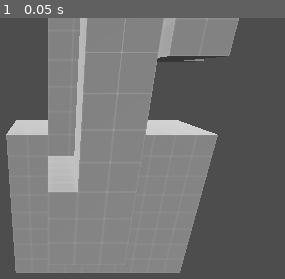
Above: before the commit, frame 1.
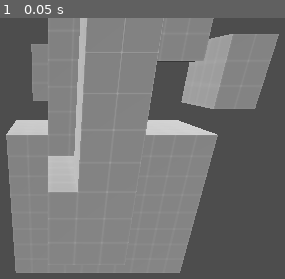
Above: after the commit, the same moment.

Repository: blackears/cyclopsLevelBuilder
Game: Godot game, scene res://test_level.tscn
The game is run twice, just before and just after one commit, with the same random seed, the same clock (stepped at 60 frames per second) and the same inputs.
Inputs:
- Up to frame 1 (0.05 s): no input

The runs differ from the first frame. In frame 1, 9.9% of the frame differs, in the area x 10-98%, y 0-35%.

Commit message:
Can now use alt key to drag along normal.

Diff:
--- a/test_level.tscn
+++ b/test_level.tscn
@@ -40,9 +40,9 @@
 face_vertex_count = PackedInt32Array(4, 4, 4, 4, 4, 4)
 face_material_indices = PackedInt32Array(0, 0, 0, 0, 0, 0)
 
-[sub_resource type="Resource" id="Resource_rv56x"]
+[sub_resource type="Resource" id="Resource_0p35q"]
 script = ExtResource("3_aqrij")
-points = PackedVector3Array(2, 11, -8, 2, 11, -4, 2, 14, -4, 2, 14, -8, 4, 11, -8, 4, 11, -4, 4, 14, -4, 4, 14, -8)
+points = PackedVector3Array(-2, 9, -4, -2, 9, 0, -2, 12, 0, -2, 12, -4, 0, 9, -4, 0, 9, 0, 0, 12, 0, 0, 12, -4)
 uvs = PackedVector2Array(2, -8, 2, -4, 4, -4, 4, -8, 2, 11, 2, 14, 4, 14, 4, 11, 2, -4, 2, -8, 4, -8, 4, -4, 2, 14, 2, 11, 4, 11, 4, 14, 14, -8, 14, -4, 11, -4, 11, -8, 11, -8, 11, -4, 14, -4, 14, -8)
 face_vertex_indices = PackedInt32Array(0, 1, 5, 4, 1, 2, 6, 5, 2, 3, 7, 6, 3, 0, 4, 7, 3, 2, 1, 0, 4, 5, 6, 7)
 face_vertex_count = PackedInt32Array(4, 4, 4, 4, 4, 4)
@@ -52,6 +52,14 @@
 script = ExtResource("3_aqrij")
 points = PackedVector3Array(5, 7, -10, 5, 7, -8, 5, 14, -8, 5, 14, -10, 7, 7, -10, 7, 7, -8, 7, 14, -8, 7, 14, -10)
 uvs = PackedVector2Array(5, -10, 5, -8, 7, -8, 7, -10, 5, 7, 5, 14, 7, 14, 7, 7, 5, -8, 5, -10, 7, -10, 7, -8, 5, 14, 5, 7, 7, 7, 7, 14, 14, -10, 14, -8, 7, -8, 7, -10, 7, -10, 7, -8, 14, -8, 14, -10)
+face_vertex_indices = PackedInt32Array(0, 1, 5, 4, 1, 2, 6, 5, 2, 3, 7, 6, 3, 0, 4, 7, 3, 2, 1, 0, 4, 5, 6, 7)
+face_vertex_count = PackedInt32Array(4, 4, 4, 4, 4, 4)
+face_material_indices = PackedInt32Array(0, 0, 0, 0, 0, 0)
+
+[sub_resource type="Resource" id="Resource_ned6t"]
+script = ExtResource("3_aqrij")
+points = PackedVector3Array(4, 9, 1, 4, 9, 2, 4, 12, 2, 4, 12, 1, 9, 9, 1, 9, 9, 2, 9, 12, 2, 9, 12, 1)
+uvs = PackedVector2Array(8, -3, 8, -2, 13, -2, 13, -3, 8, 11, 8, 14, 13, 14, 13, 11, 8, -2, 8, -3, 13, -3, 13, -2, 8, 14, 8, 11, 13, 11, 13, 14, 14, -3, 14, -2, 11, -2, 11, -3, 11, -3, 11, -2, 14, -2, 14, -3)
 face_vertex_indices = PackedInt32Array(0, 1, 5, 4, 1, 2, 6, 5, 2, 3, 7, 6, 3, 0, 4, 7, 3, 2, 1, 0, 4, 5, 6, 7)
 face_vertex_count = PackedInt32Array(4, 4, 4, 4, 4, 4)
 face_material_indices = PackedInt32Array(0, 0, 0, 0, 0, 0)
@@ -89,11 +97,15 @@
 
 [node name="Block_4" type="Node" parent="CyclopsBlocks"]
 script = ExtResource("2_ma0wo")
-block_data = SubResource("Resource_rv56x")
+block_data = SubResource("Resource_0p35q")
 
 [node name="Block_5" type="Node" parent="CyclopsBlocks"]
 script = ExtResource("2_ma0wo")
 block_data = SubResource("Resource_3x7cu")
 
+[node name="Block_6" type="Node" parent="CyclopsBlocks"]
+script = ExtResource("2_ma0wo")
+block_data = SubResource("Resource_ned6t")
+
 [node name="Marker3D" type="Marker3D" parent="."]
 transform = Transform3D(0.965926, 0.0669873, 0.25, 0, 0.965926, -0.258819, -0.258819, 0.25, 0.933013, 3, 5.5, -9)
Not shown, changed: addons/cyclops_level_builder/tools/tool_block.gd
Not shown: 1 places in test_level.tscn that only renumber resources
